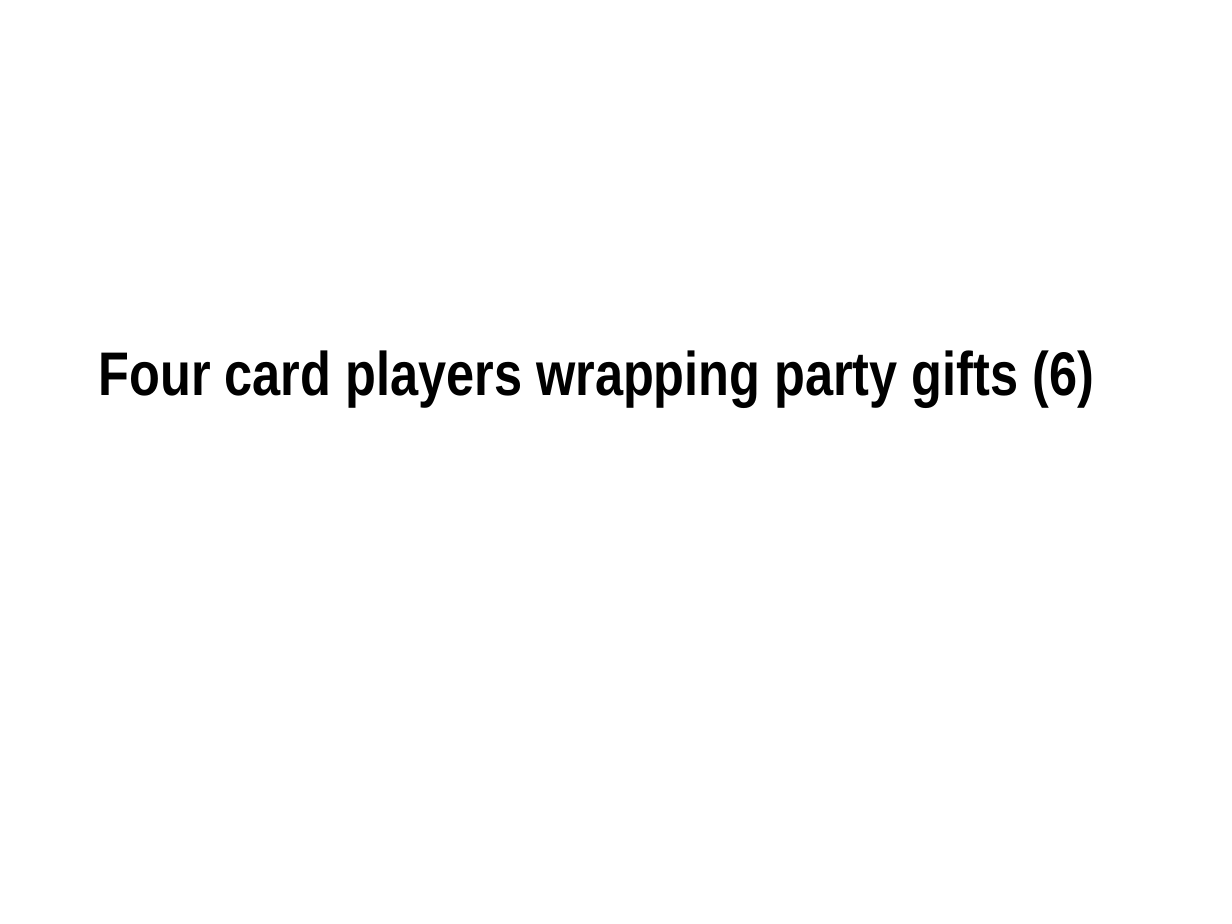
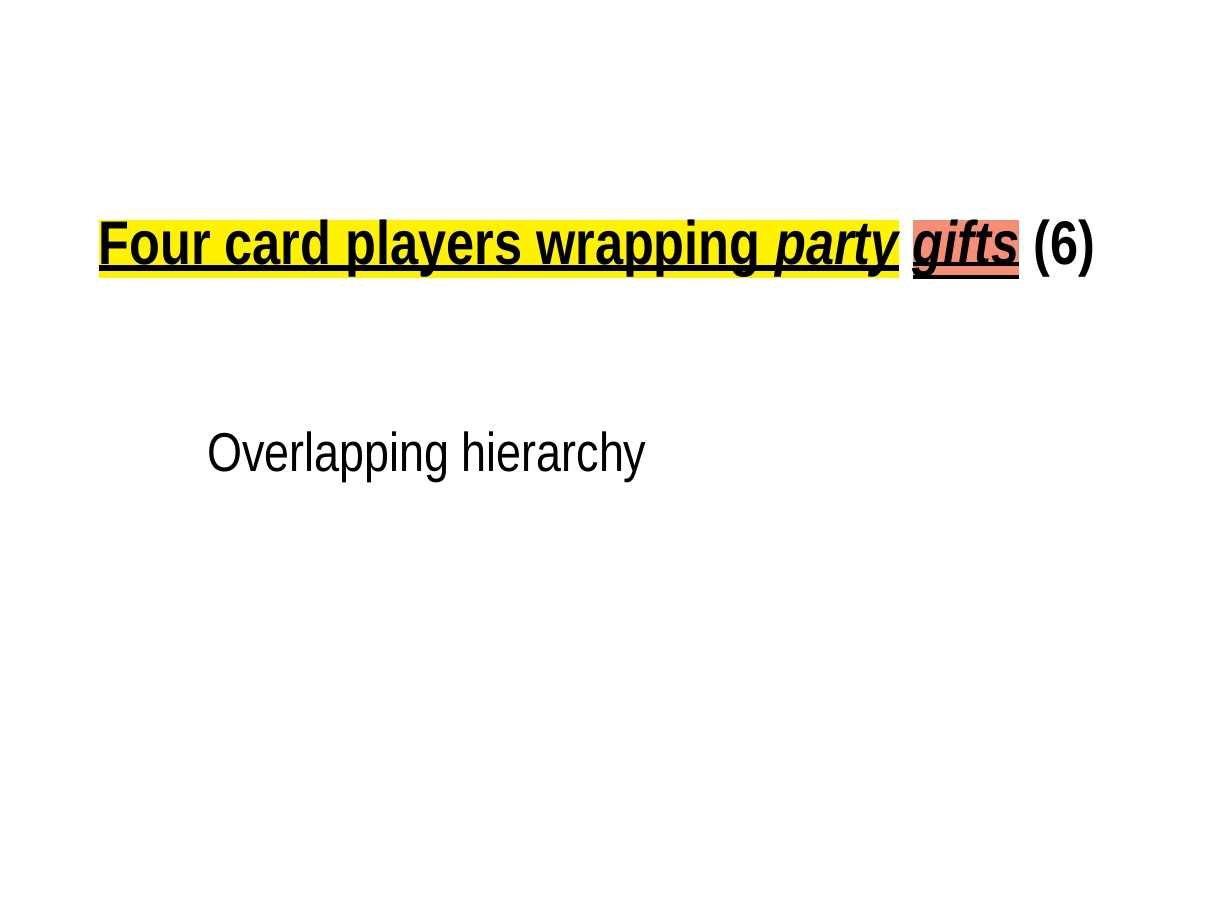
Before and after one commit to martindholmes/cryptic, a slide deck: slide 33 of presentations/tei2017.odp (slide 6 before the commit). Drawn at 1232x924 pixels with LibreOffice and Linux fonts; fonts in the diff are those of the drawing; background and template pictures are left out. Boxes give left, top, right and bottom in pixels: in the first picture for what was removed or moved away, otherwise in the second. Text is boxed around its words. In the diff, an @@ line names an element or a change of style, - is before the commit and + after.

```diff
--- a/presentations/tei2017.odp
+++ b/presentations/tei2017.odp
@@ title "Four card players wrapping party ...": place and size @@
-title "Four card players wrapping party ..." at (99, 350, 1094, 407)
+title "Four card players wrapping party ..." at (99, 215, 1095, 276)
@@ title "Four card players wrapping party ..." at (99, 215, 1095, 276): highlight none to #FFF200 in "Four card players wrapping party"; highlight none to #F68E76 in "gifts"; italic on in "party gifts"; underline on @@
@@ text added at (207, 431, 647, 481), 32 pt, text #000000 @@
+Overlapping hierarchy
```
Also in this commit, not shown: 3 other slides changed, 17 slides added, 1 other file.
